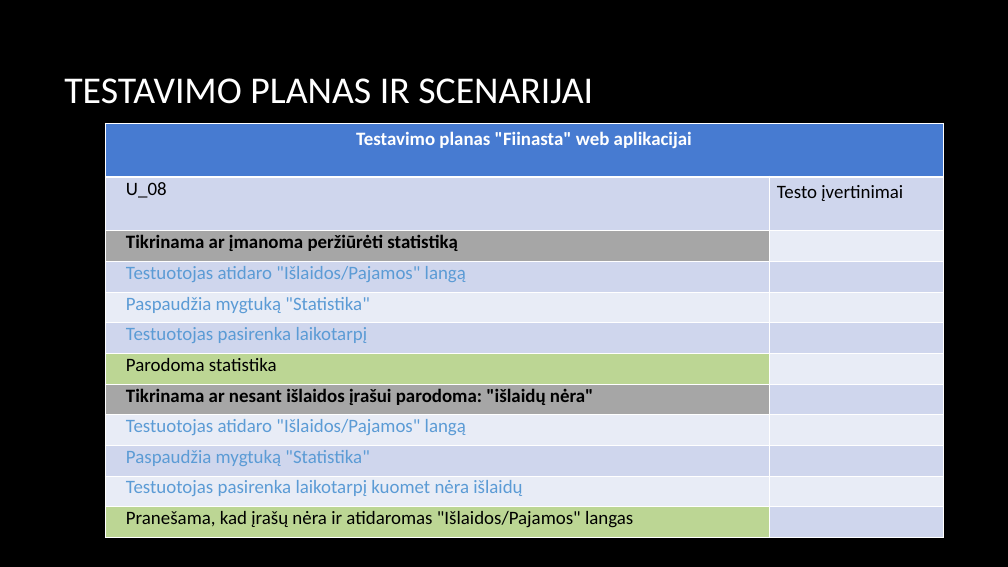
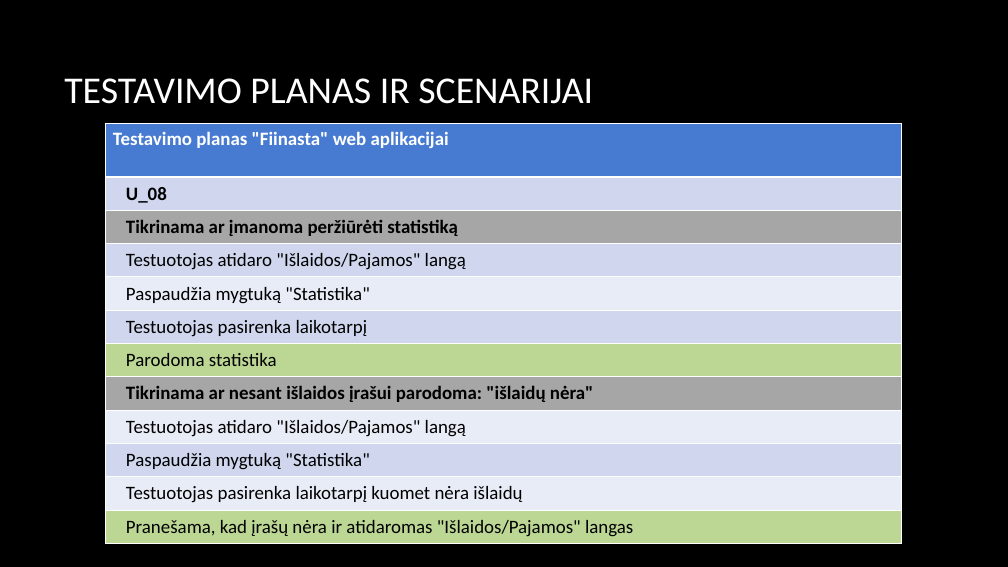
Before and after one commit to artisb45/PSIv2, a slide deck: slide 15 of 3 laboratorinis darbas Fiinasta.pptx. Drawn at 1008x567 pixels with LibreOffice and Linux fonts; fonts in the diff are those of the drawing; background and template pictures are left out. Boxes give left, top, right and bottom in pixels: in the first picture for what was removed or moved away, otherwise in the second. Text is boxed around its words. In the diff, an @@ line names an element or a change of style, - is before the commit and + after.

```diff
--- a/3 laboratorinis darbas Fiinasta.pptx
+++ b/3 laboratorinis darbas Fiinasta.pptx
@@ table at [105,123,901,543] @@
-column 2:  | Testo įvertinimai |  |  |  |  |  |  |  |  |  | 
@@ table: place and size @@
-table at [105,123,943,536]
+table at [105,123,901,543]
```
Also in this commit, not shown: 6 other slides changed.
